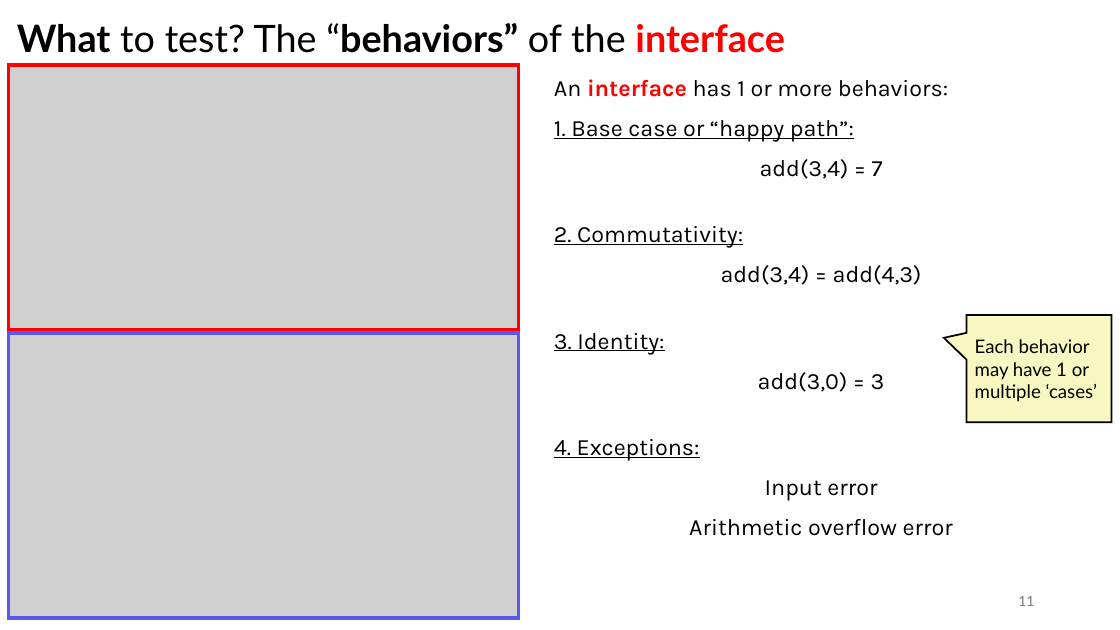
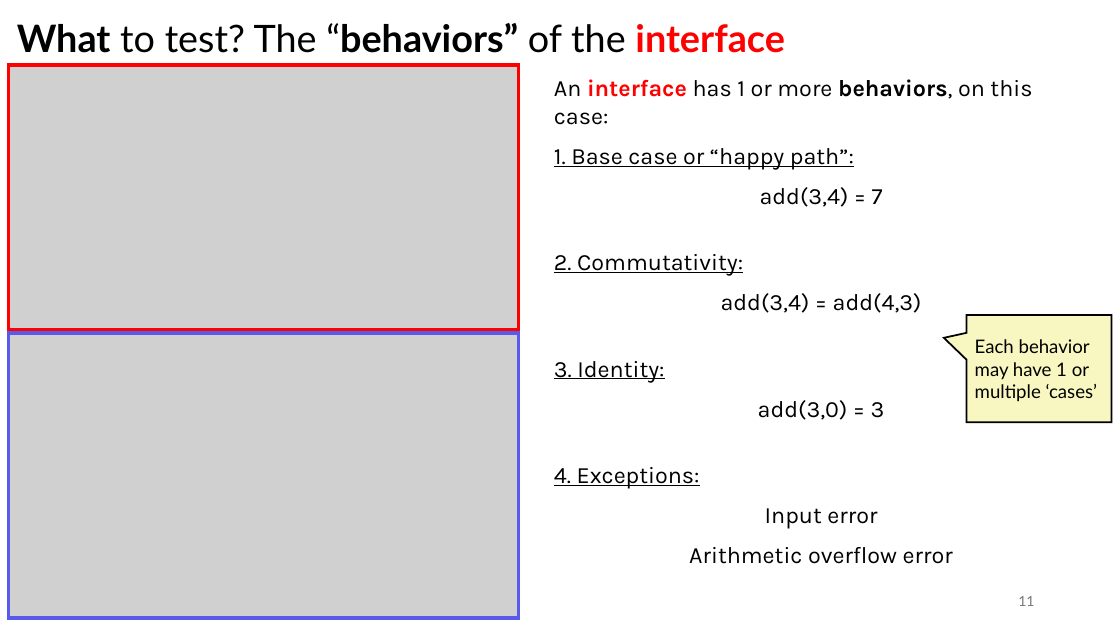
Before and after one commit to sefop/training-testing-python, a slide deck: slide 11 of exercises/unit-tests/instructions.pptx. Drawn at 1120x630 pixels with LibreOffice and Linux fonts; fonts in the diff are those of the drawing; grey boxes stand for pictures. Boxes give left, top, right and bottom in pixels: in the first picture for what was removed or moved away, otherwise in the second. Text is boxed around its words. In the diff, an @@ line names an element or a change of style, - is before the commit and + after.

```diff
--- a/exercises/unit-tests/instructions.pptx
+++ b/exercises/unit-tests/instructions.pptx
@@ text at (x1=554, y1=79, x2=1032, y2=125): text changed @@
-An interface has 1 or more behaviors:
+An interface has 1 or more behaviors, on this case:
```
Also in this commit, not shown: 2 other slides changed, 3 slides added, 1 slide removed.
